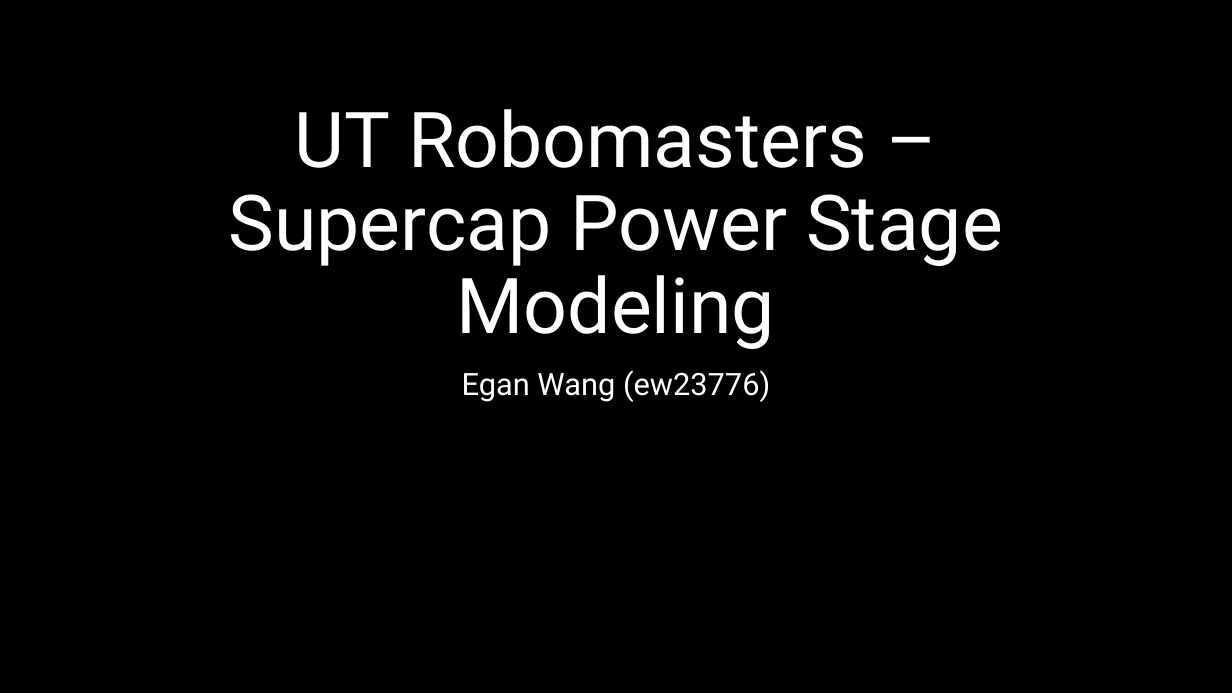
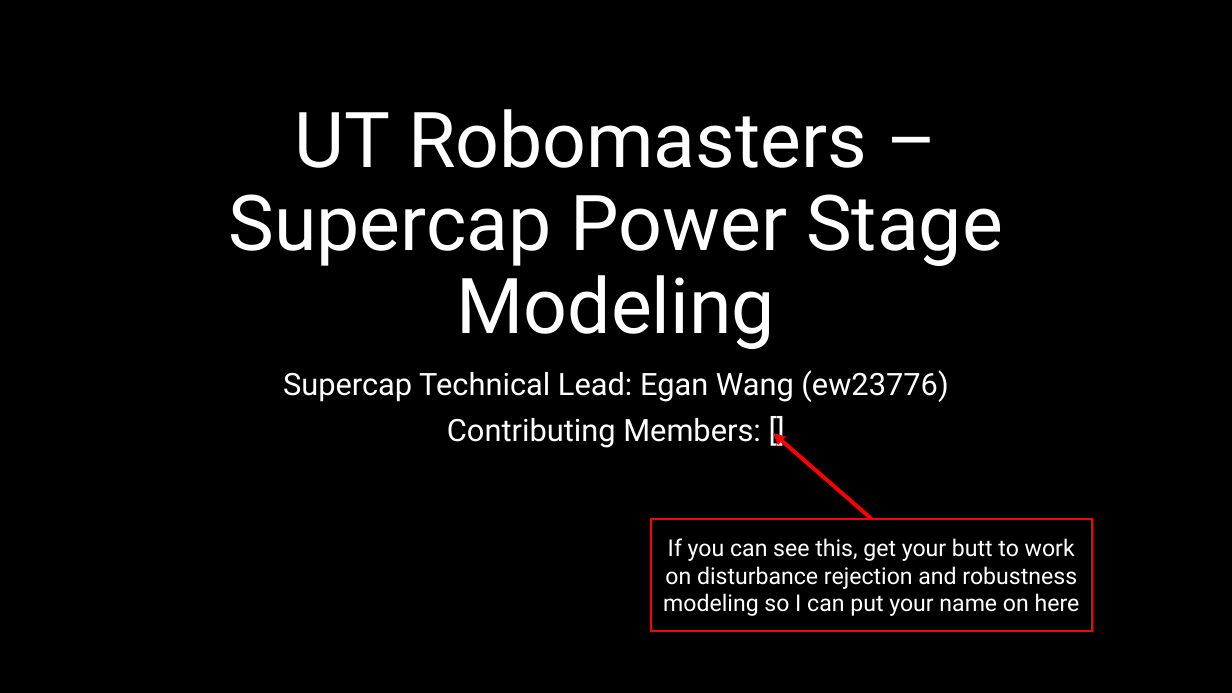
Before and after one commit to ut-ras/rm_electrical-supercap_v2, a slide deck: slide 1 of UT Robomasters – Supercap Power Stage Modeling.pptx. Drawn at 1232x693 pixels with LibreOffice and Linux fonts; fonts in the diff are those of the drawing. Boxes give left, top, right and bottom in pixels: in the first picture for what was removed or moved away, otherwise in the second. Text is boxed around its words. In the diff, an @@ line names an element or a change of style, - is before the commit and + after.

Commit message:
large expansion to explanation powerpoint + some brushing up on toy model

```diff
--- a/UT Robomasters – Supercap Power Stage Modeling.pptx
+++ b/UT Robomasters – Supercap Power Stage Modeling.pptx
@@ subtitle at (x1=283, y1=370, x2=948, y2=448): text changed @@
-Egan Wang (ew23776)
+Supercap Technical Lead: Egan Wang (ew23776)
+Contributing Members: []
@@ arrow added from (872, 518) to (774, 433), #FF0000 3 pt @@
@@ rectangle added at (x1=652, y1=518, x2=1092, y2=631), outline #FF0000 1.5 pt, 18 pt, text #FFFFFF @@
+If you can see this, get your butt to work on disturbance rejection and robustness modeling so I can put your name on here
```
Also in this commit, not shown: 1 other slide changed, 4 slides added, 3 other files.
